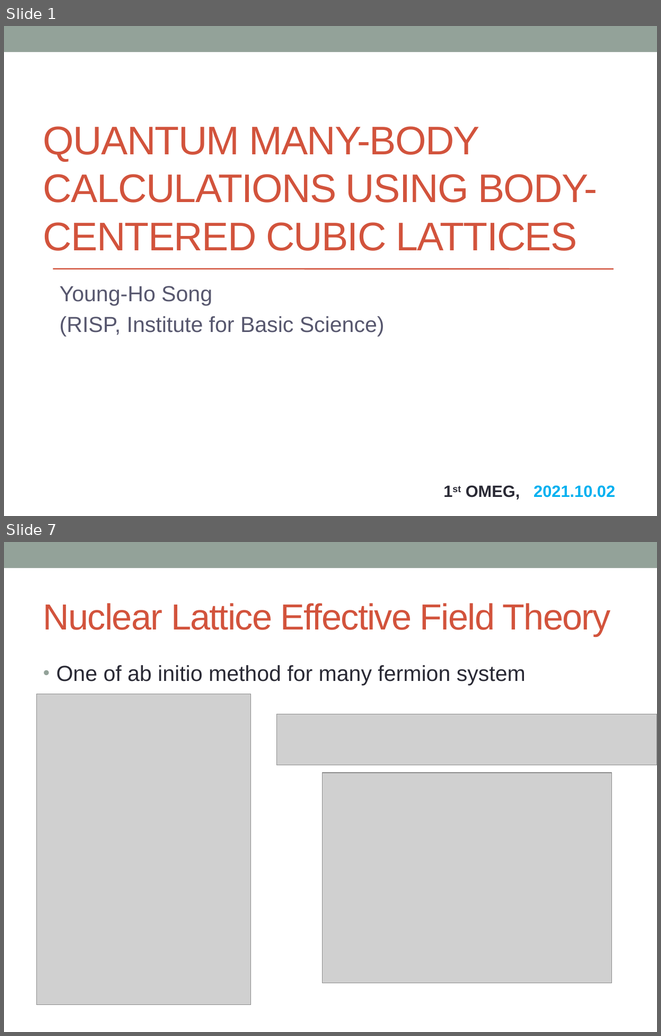
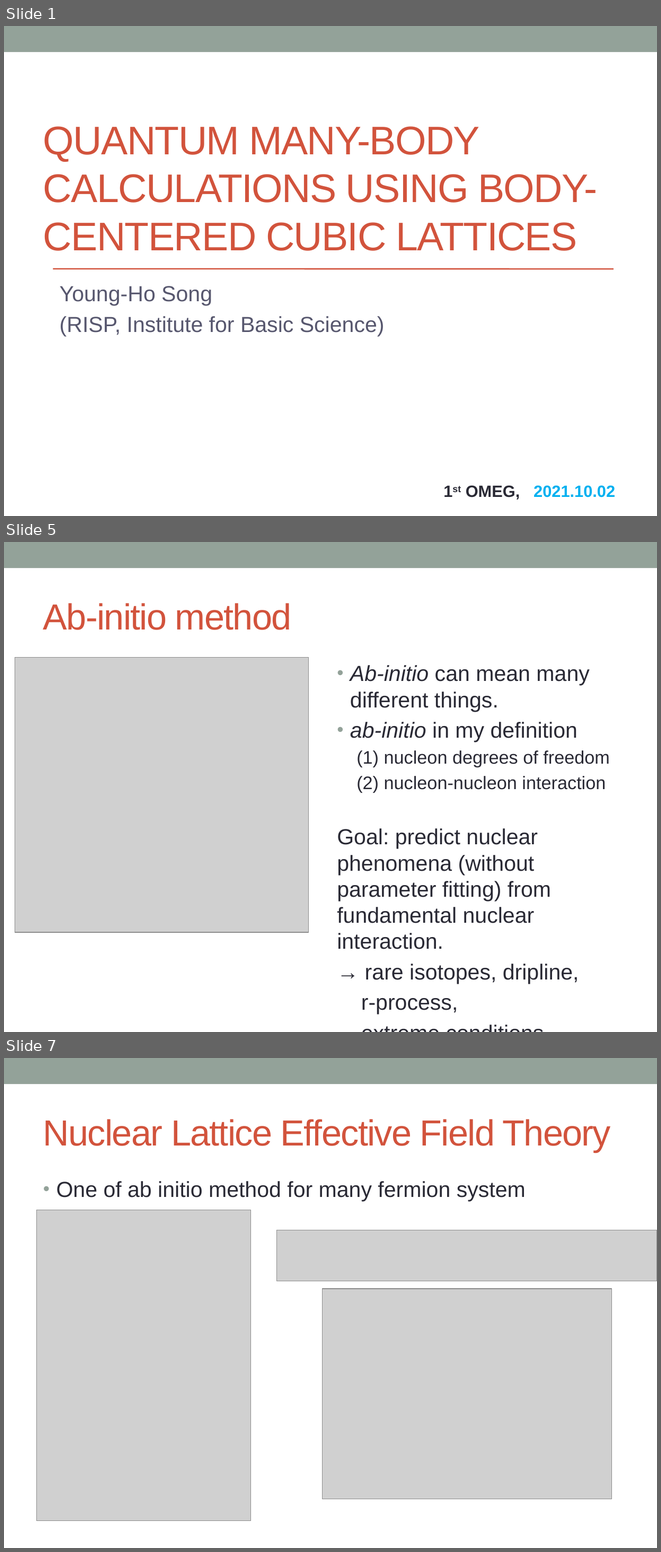
Before and after one commit to alphacentaury-github/NPSS2020, a slide deck: 20211002_BCC_OMEG.pptx. Shown one above the other, each under a label of ours: slides 1 and 7 before the commit, slides 1, 5 and 7 after it; the slides between them are not shown. The pictures are 661x1036 and 661x1552 pixels, drawn with LibreOffice and Linux fonts; fonts in the diff are those of the drawing; grey boxes stand for pictures. Boxes give left, top, right and bottom in pixels: in the first picture for what was removed or moved away, otherwise in the second. Text is boxed around its words. In the diff, an @@ line names an element or a change of style, - is before the commit and + after.

```diff
--- a/20211002_BCC_OMEG.pptx
+++ b/20211002_BCC_OMEG.pptx
@@ slide 5 added at [4, 542, 657, 1032], background #FFFFFF; not listed: 1 template element that a slide beside it also shows @@
@@ title added at [43, 603, 292, 630], 40 pt, text #D2533C @@
+Ab-initio method
@@ picture added at [15, 657, 309, 932] @@
@@ text added at [337, 665, 610, 1014], 24 pt, text #292934 @@
+• Ab-initio can mean many different things.
+• ab-initio in my definition
+  (1) nucleon degrees of freedom
+  (2) nucleon-nucleon interaction
+Goal: predict nuclear phenomena (without parameter fitting) from fundamental nuclear interaction.
+→ rare isotopes, dripline,
+r-process,
+extreme conditions
```
Also in this commit, not shown: 6 slides changed, 18 other slides added, 5 slides removed.
